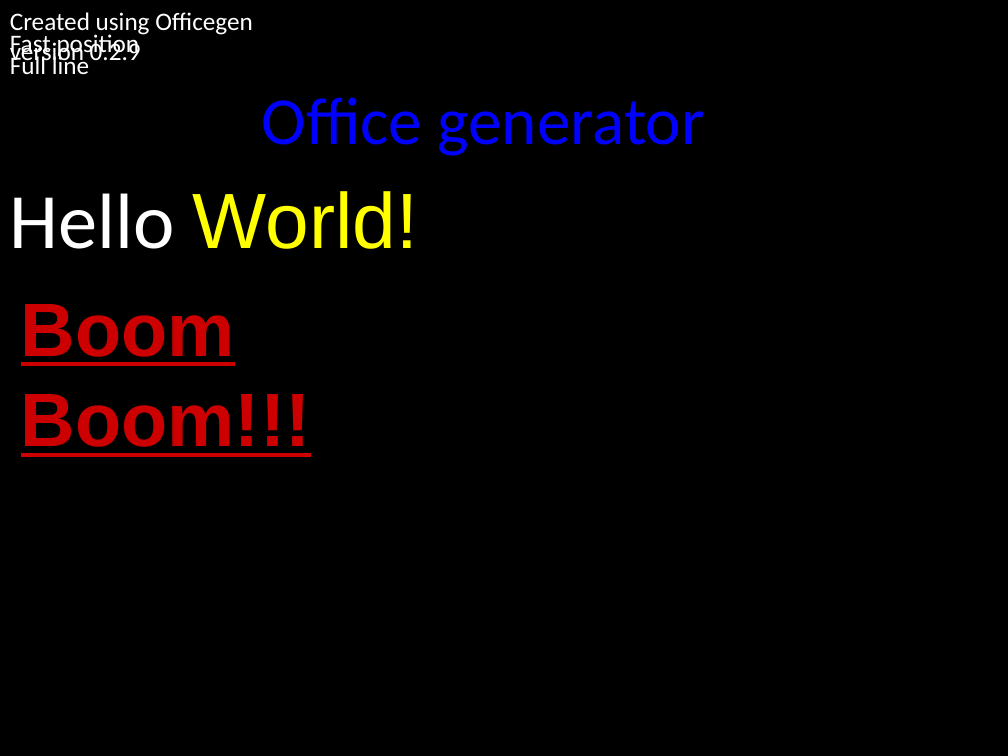
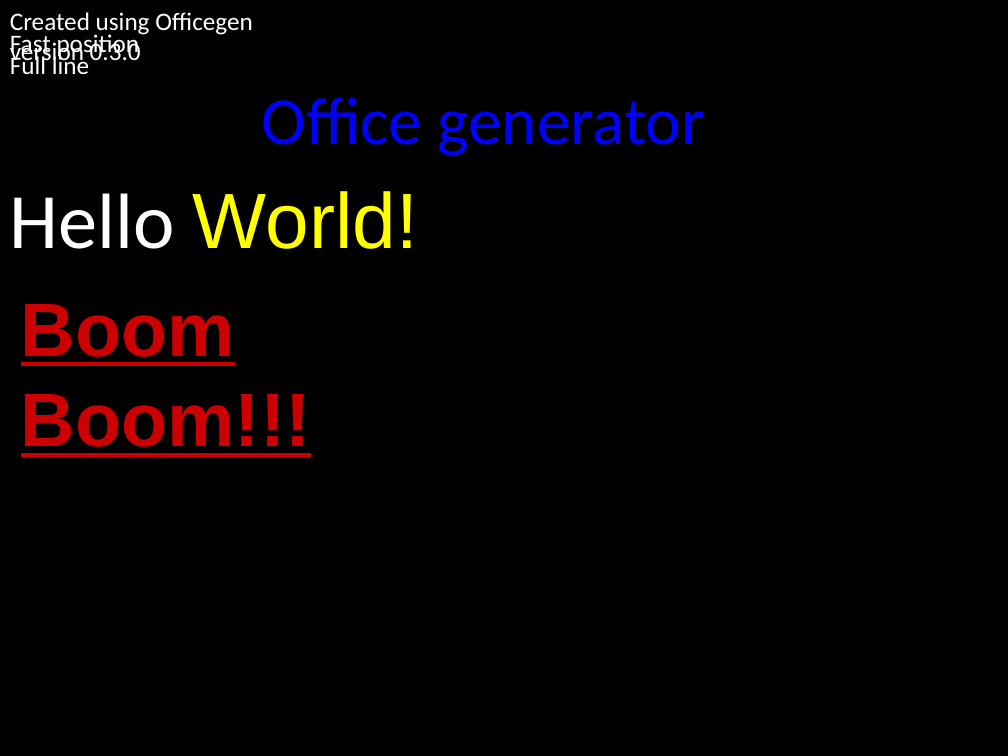
Before and after one commit to Ziv-Barber/officegen, a slide deck: slide 1 of test_files/test-ppt1.pptx. Drawn at 1008x756 pixels with LibreOffice and Linux fonts; fonts in the diff are those of the drawing. Boxes give left, top, right and bottom in pixels: in the first picture for what was removed or moved away, otherwise in the second. Text is boxed around its words. In the diff, an @@ line names an element or a change of style, - is before the commit and + after.

```diff
--- a/test_files/test-ppt1.pptx
+++ b/test_files/test-ppt1.pptx
@@ text at (10, 12, 253, 66): text changed @@
-Created using Officegen version 0.2.9
+Created using Officegen version 0.3.0
```
Also in this commit, not shown: 10 other files.
